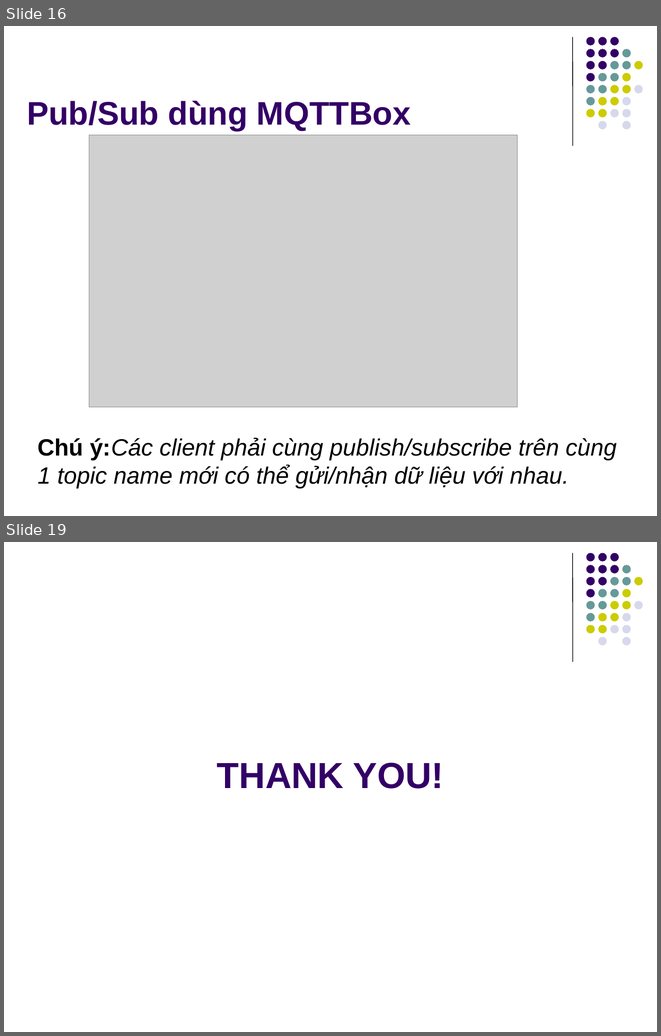
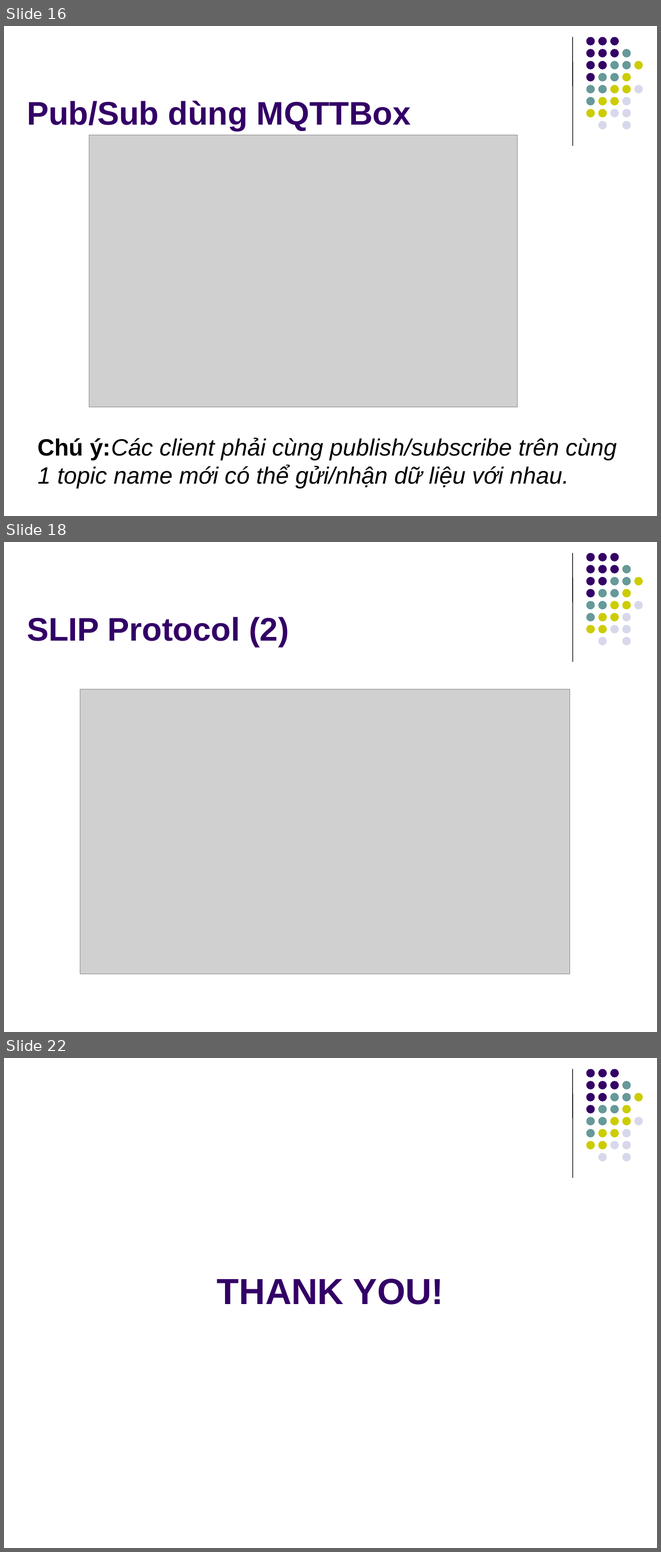
Before and after one commit to OneKiwiTech/stm32_iot_link, a slide deck: training-docs/slides/STM32 ESP-LINK FIRMWARE TRAINING.pptx. Shown one above the other, each under a label of ours: slides 16 and 19 before the commit, slides 16, 18 and 22 after it; the slides between them are not shown. The pictures are 661x1036 and 661x1552 pixels, drawn with LibreOffice and Linux fonts; fonts in the diff are those of the drawing; grey boxes stand for pictures. Boxes give left, top, right and bottom in pixels: in the first picture for what was removed or moved away, otherwise in the second. Text is boxed around its words. In the diff, an @@ line names an element or a change of style, - is before the commit and + after.

```diff
--- a/training-docs/slides/STM32 ESP-LINK FIRMWARE TRAINING.pptx
+++ b/training-docs/slides/STM32 ESP-LINK FIRMWARE TRAINING.pptx
@@ slide 18 added at (4, 542, 657, 1032), background #FFFFFF; not listed: 32 template elements that a slide beside it also shows @@
@@ title added at (27, 617, 289, 647), 36 pt, text #330066, bold @@
+SLIP Protocol (2)
@@ picture added at (80, 689, 570, 973) @@
@@ what was slide 19 is now slide 22 @@
```
Also in this commit, not shown: 3 slides changed, 3 other slides added, 1 slide removed, 6 other files.
